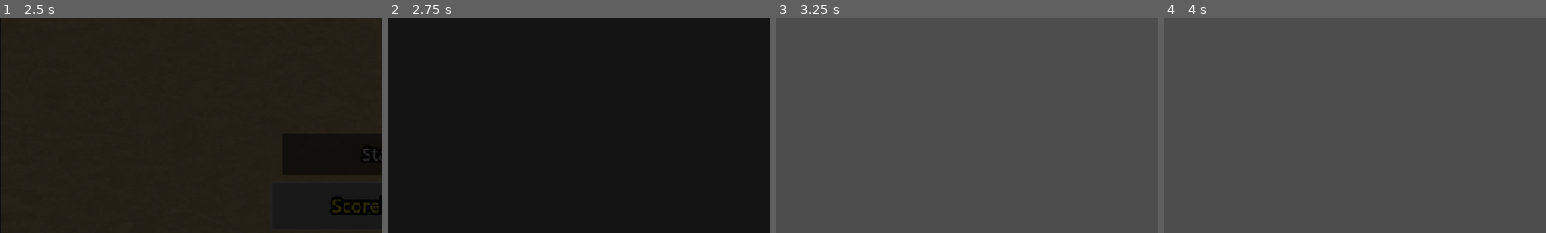
Above: before the commit, frames 1-4 (left to right).
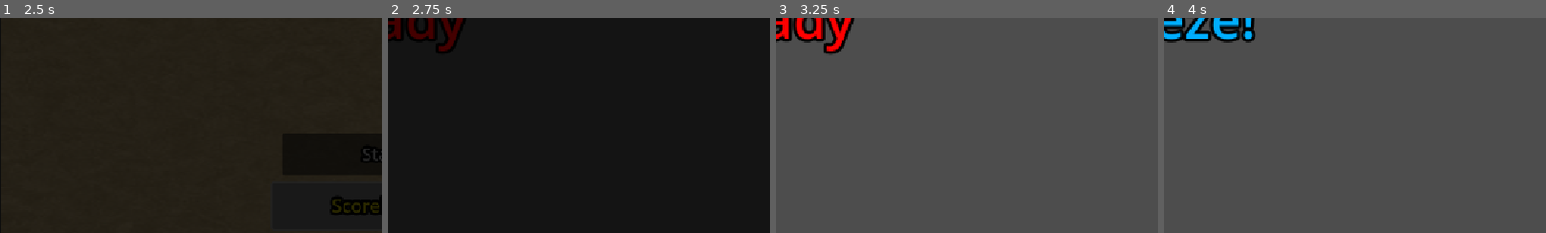
Above: after the commit, the same moments.

Repository: BananaVanGames/MiniJameGam52
Game: Godot game, scene res://ui/main_menu/main_menu.tscn
Same seed, same stepped clock (60 frames per second), same inputs: the game is played once before the commit and once after it.
Inputs (mouse positions are % of the whole screen's width and height, from its top left):
- Up to frame 1 (2.5 s): click "Start" at 0.5 s; click "Start" at 1.25 s; click "Scoreboard" at 2 s
- Up to frame 2 (2.75 s): no input
- Up to frame 3 (3.25 s): tap Enter at 2.75 s; move the mouse to (72, 45) at 2.77 s; tap F at 2.85 s
- Up to frame 4 (4 s): move the mouse to (30, 55) at 3.52 s; tap E at 3.6 s
The pictures show only the part of the screen within x 0-50%, y 0-50%; the shares and areas given below are measured in that part.

Frame 1 is identical in both runs. In frame 2, 0.9% of the frame differs, in the area x 0-20%, y 0-16%; in frame 3, 2.1%; in frame 4, 2.4%, in the area x 0-24%, y 0-12%.

Commit message:
level intro

Diff:
--- a/game/level_1.gd
+++ b/game/level_1.gd
@@ -1,12 +1,20 @@
 extends Node2D
+
+const LEVEL_INTRO = preload("uid://b0uyfgf0cf1qr")
 
 
 # Called when the node enters the scene tree for the first time.
 func _ready() -> void:
 	GameHandler.load_level(LevelData.LEVELS[1])
 	GameHandler.start_level()
+	var intro = LEVEL_INTRO.instantiate()
+	add_child(intro)
+	intro.intro_finished.connect(on_intro_finished)
 
 
-# Called every frame. 'delta' is the elapsed time since the previous frame.
 func _process(delta: float) -> void:
 	pass
+
+
+func on_intro_finished() -> void:
+	pass
--- /dev/null
+++ b/ui/level_intro/level_intro.gd
@@ -0,0 +1,41 @@
+extends Control
+
+signal intro_finished
+
+enum steps {
+	READY,
+	SET,
+	FREEZE,
+}
+
+@export var initial_time: float = 0.75
+@export var step_time: float = 0.5
+
+var current_step = steps.READY
+
+@onready var timer: Timer = $Timer
+@onready var ready_label: Label = $Ready
+@onready var set_label: Label = $Set
+@onready var freeze_label: Label = $"Freeze!"
+
+
+func _ready() -> void:
+	timer.start(initial_time)
+
+
+func _on_timer_timeout() -> void:
+	timer.start(step_time)
+	match(current_step):
+		steps.READY:
+			ready_label.visible = false
+			set_label.visible = true
+			current_step = steps.SET
+		steps.SET:
+			set_label.visible = false
+			freeze_label.visible = true
+			current_step = steps.FREEZE
+		steps.FREEZE:
+			freeze_label.visible = false
+		_:
+			intro_finished.emit()
+			queue_free()
--- /dev/null
+++ b/ui/level_intro/level_intro.tres
@@ -0,0 +1,7 @@
+[gd_resource type="LabelSettings" format=3 uid="uid://ctpqwjp0umdpi"]
+
+[resource]
+font_size = 80
+font_color = Color(0, 0.68235296, 1, 1)
+outline_size = 20
+outline_color = Color(0, 0, 0, 1)
--- /dev/null
+++ b/ui/level_intro/level_intro.tscn
@@ -0,0 +1,82 @@
+[gd_scene load_steps=5 format=3 uid="uid://b0uyfgf0cf1qr"]
+
+[ext_resource type="Script" uid="uid://dh5dngkoc517v" path="res://ui/level_intro/level_intro.gd" id="1_eot2i"]
+[ext_resource type="LabelSettings" uid="uid://ctpqwjp0umdpi" path="res://ui/level_intro/level_intro.tres" id="1_ukpt2"]
+
+[sub_resource type="LabelSettings" id="LabelSettings_ukpt2"]
+font_size = 80
+font_color = Color(1, 0.003921569, 0.003921569, 1)
+outline_size = 20
+outline_color = Color(0, 0, 0, 1)
+
+[sub_resource type="LabelSettings" id="LabelSettings_eot2i"]
+font_size = 80
+font_color = Color(1, 0.8235294, 0.39215687, 1)
+outline_size = 20
+outline_color = Color(0, 0, 0, 1)
+
+[node name="LevelIntro" type="Control"]
+layout_mode = 3
+anchors_preset = 15
+anchor_right = 1.0
+anchor_bottom = 1.0
+grow_horizontal = 2
+grow_vertical = 2
+script = ExtResource("1_eot2i")
+
+[node name="Ready" type="Label" parent="."]
+layout_mode = 1
+anchors_preset = 8
+anchor_left = 0.5
+anchor_top = 0.5
+anchor_right = 0.5
+anchor_bottom = 0.5
+offset_left = -20.0
+offset_top = -11.5
+offset_right = 20.0
+offset_bottom = 11.5
+grow_horizontal = 2
+grow_vertical = 2
+text = "Ready"
+label_settings = SubResource("LabelSettings_ukpt2")
+
+[node name="Set" type="Label" parent="."]
+visible = false
+layout_mode = 1
+anchors_preset = 8
+anchor_left = 0.5
+anchor_top = 0.5
+anchor_right = 0.5
+anchor_bottom = 0.5
+offset_left = -20.0
+offset_top = -11.5
+offset_right = 20.0
+offset_bottom = 11.5
+grow_horizontal = 2
+grow_vertical = 2
+text = "Set"
+label_settings = SubResource("LabelSettings_eot2i")
+
+[node name="Freeze!" type="Label" parent="."]
+visible = false
+layout_mode = 1
+anchors_preset = 8
+anchor_left = 0.5
+anchor_top = 0.5
+anchor_right = 0.5
+anchor_bottom = 0.5
+offset_left = -20.0
+offset_top = -11.5
+offset_right = 20.0
+offset_bottom = 11.5
+grow_horizontal = 2
+grow_vertical = 2
+text = "Freeze!"
+label_settings = ExtResource("1_ukpt2")
+
+[node name="Timer" type="Timer" parent="."]
+wait_time = 0.5
+
+[node name="AudioStreamPlayer" type="AudioStreamPlayer" parent="."]
+
+[connection signal="timeout" from="Timer" to="." method="_on_timer_timeout"]
--- a/ui/menu_penguin/menu_penguin.tscn
+++ b/ui/menu_penguin/menu_penguin.tscn
@@ -80,7 +80,7 @@
 }],
 "loop": true,
 "name": &"walking",
-"speed": 5.0
+"speed": 24.0
 }]
 
 [sub_resource type="Animation" id="Animation_527ww"]
Not shown, added: ui/level_intro/level_intro.gd.uid
